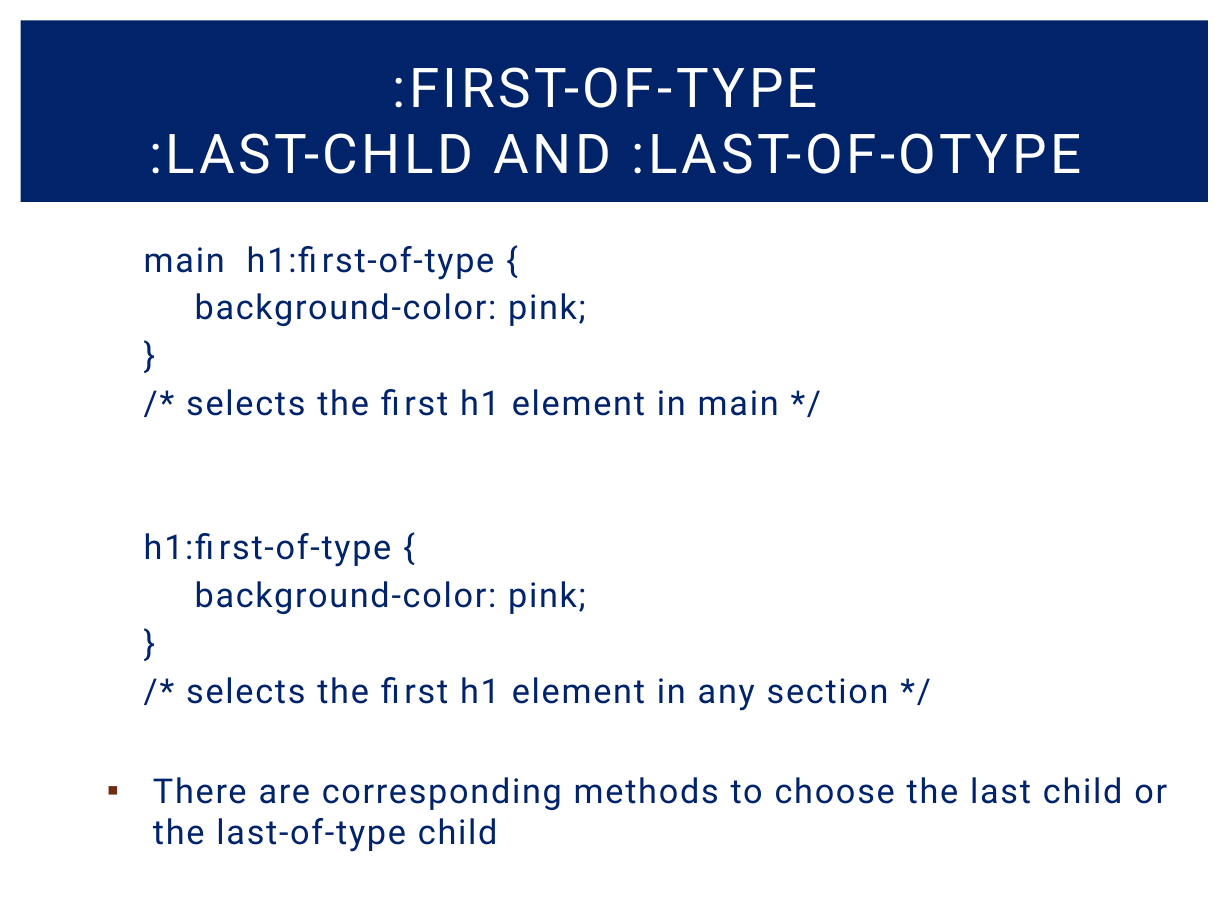
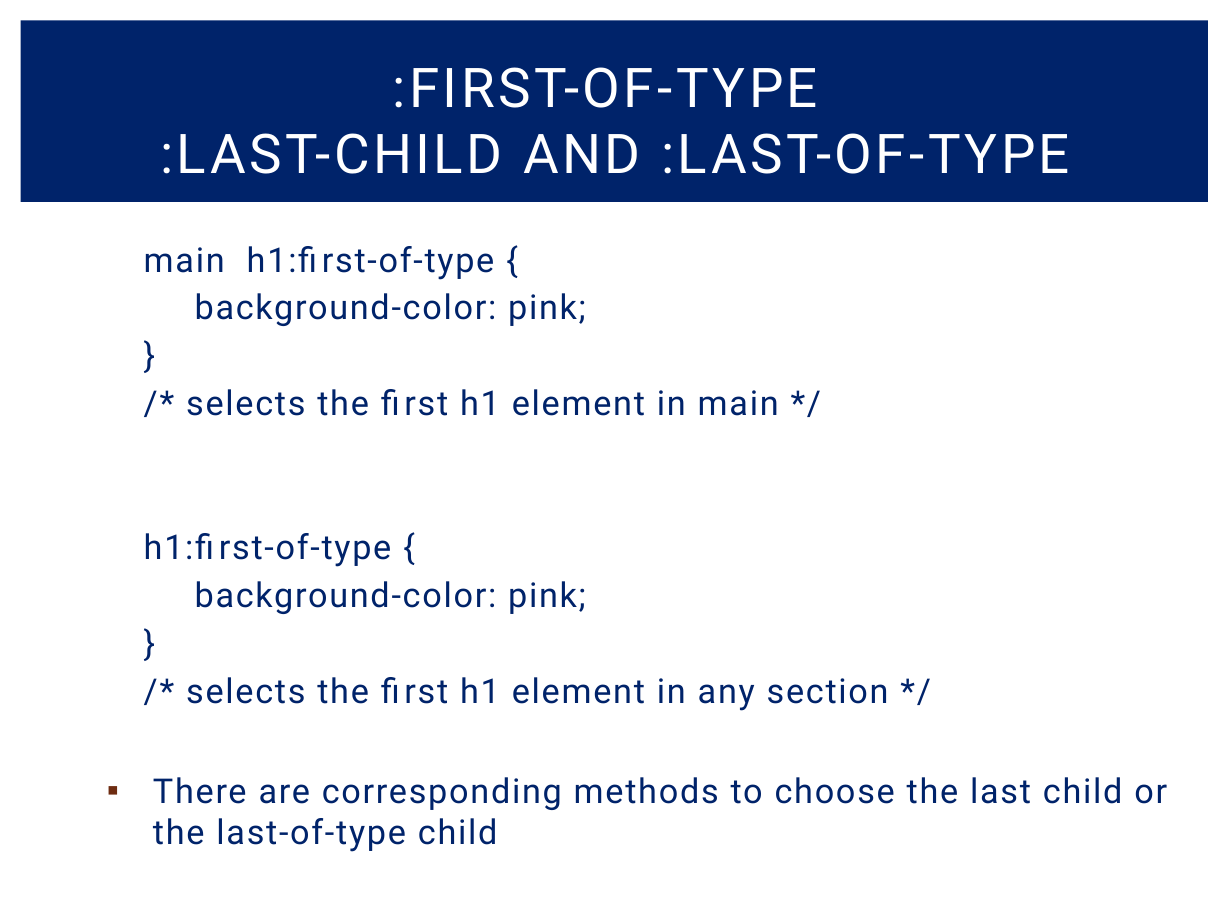
Before and after one commit to ChronoAnomaly/CS-2800, a slide deck: slide 15 of Stylng with CSS.pptx. Drawn at 1232x924 pixels with LibreOffice and Linux fonts; fonts in the diff are those of the drawing. Boxes give left, top, right and bottom in pixels: in the first picture for what was removed or moved away, otherwise in the second. Text is boxed around its words. In the diff, an @@ line names an element or a change of style, - is before the commit and + after.

```diff
--- a/Stylng with CSS.pptx
+++ b/Stylng with CSS.pptx
@@ title at [160,67,1070,174]: text changed @@
-:FIRST-OF-TYPE
-:LAST-CHLD AND :LAST-OF-OTYPE
+:FIRST-OF-TYPE
+:LAST-CHILD AND :LAST-OF-TYPE
```
Also in this commit, not shown: 5 other slides changed, 2 other files.
